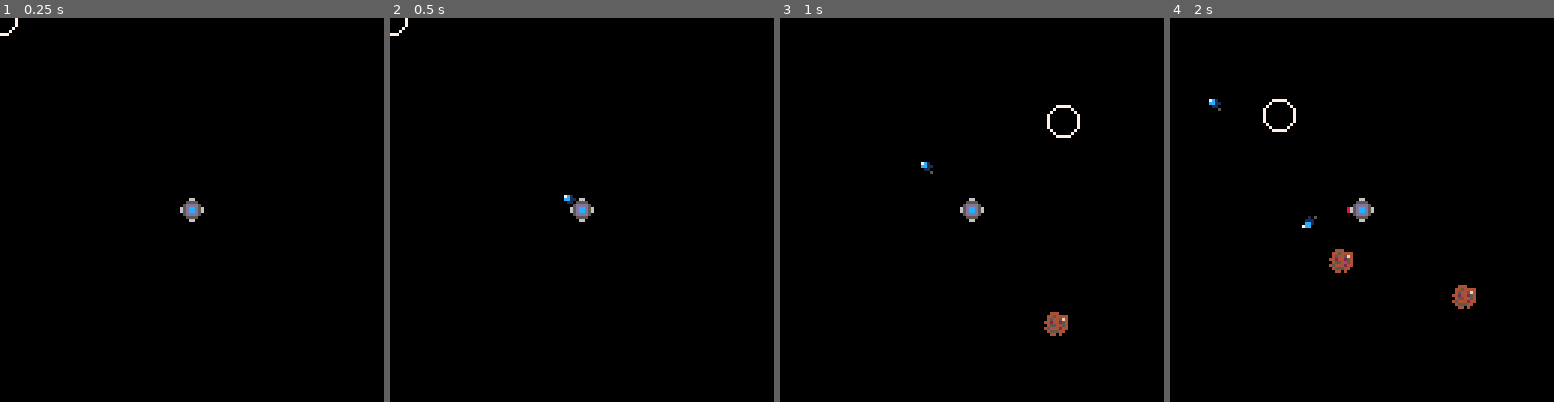
Above: before the commit, frames 1-4 (left to right).
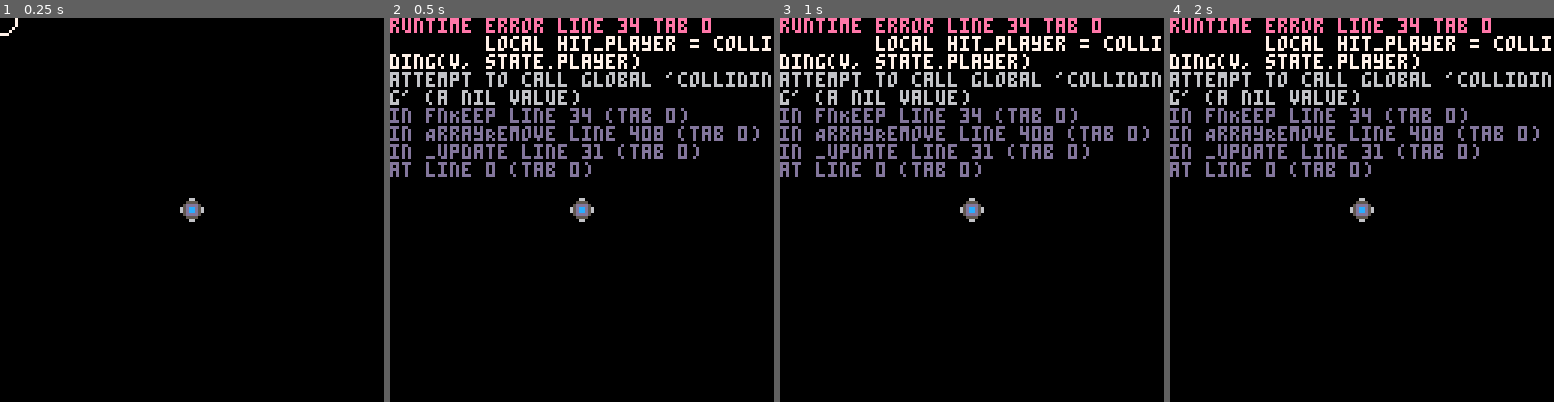
Above: after the commit, the same moments.

Repository: cbhrocks/pico-8-carts
Game: PICO-8 cartridge polarity/polarity.p8
Same seed, same stepped clock (60 frames per second), same inputs: the game is played once before the commit and once after it.
Inputs (mouse positions are in pixels of both pictures, inside the frame that each line leads up to):
- Up to frame 1 (0.25 s): no input
- Up to frame 2 (0.5 s): tap X (X key) at 0.33 s
- Up to frame 3 (1 s): click (1060, 121) at 0.67 s; tap O (Z key) at 0.7 s
- Up to frame 4 (2 s): tap X (X key) at 1.07, 1.85 s; click (1216, 267) at 1.22 s; hold Right from 1.6 s (still down); tap O (Z key) at 1.7 s; click (1277, 114) at 1.77 s

Frame 1 is identical in both runs. In frame 2, 10% of the frame differs, in the area x 0-100%, y 0-49%; in frame 3, 11%; in frame 4, 11%, in the area x 0-100%, y 0-76%.
Error after the commit: runtime error line 34 tab 0; local hit_player = colliding(v, state.player); attempt to call global 'colliding' (a nil value)

Commit message:
wip collision

Diff:
--- a/polarity/entity.lua
+++ b/polarity/entity.lua
@@ -20,8 +20,8 @@
     g = nil,
     dead = false,
     -- hit box height & width
-    hh = 8,
-    hw = 8,
+    hh = 4,
+    hw = 4,
     ht = 'box'
 }
 entity.__index=entity
@@ -63,13 +63,11 @@
     self.g:shoot(world, direction)
 end
 
-function collide(o)
-    if self.ht == 'box' and o.ht == 'box' then
-        for i, e in {o, self} do
-            for i1=0, 3 do
-                local i2 = i1 + 1 % 4
-            end
-        end
-    end
-    return false
+function entity:get_hit_pionts()
+    return {
+        {self.x-width, self.y-height}, --top left
+        {self.x-width, self.y+height}, --bottom left
+        {self.x+width, self.y+height}, --bottom right
+        {self.x+width, self.y-height}, --top right
+    }
 end
--- a/polarity/main.lua
+++ b/polarity/main.lua
@@ -31,12 +31,14 @@
     ArrayRemove(state.projectiles, function(t, i, j)
         local v = t[i]
         v:update(time() - state.last)
+        local hit_player = colliding(v, state.player)
         return v.dead ~= true
     end)
 
     for i, v in pairs(state.entities) do
         v:update(time() - state.last)
     end
+
     state.camera:move(state.player.x - screen_width/2, state.player.y - screen_height/2)
     camera(state.camera.x, state.camera.y)
     -- move mouse
--- /dev/null
+++ b/polarity/utils/collision.lua
@@ -0,0 +1,40 @@
+
+function colliding(a, b)
+    if a.ht == 'box' and b.ht == 'box' then
+        for i, polygon in {a, b} do
+            local points = polygon:get_hit_pionts()
+            for i1=0, #points do -- for each point thats connected
+                local i2 = i1 + 1 % 4
+                local p1,p2 = points[i1],points[i2]
+                local normal = {p2[1] - p1[1], p1[0] - p2[0]}
+
+                local mina,maxa
+                for i,p in a.get_hit_pionts() do
+                    local projected = normal[0] * p[0] + normal[1] * normal[1]
+                    if (mina == nil || projected < mina) then
+                        mina = projected
+                    end
+                    if (maxa == nil || projected > maxa) then
+                        maxa = projected
+                    end
+                end
+
+                local minb,maxb
+                for i,p in b.get_hit_pionts() do
+                    local projected = normal[0] * p[0] + normal[1] * normal[1]
+                    if (minb == nil || projected < minb) then
+                        minb = projected
+                    end
+                    if (maxb == nil || projected > maxb) then
+                        maxb = projected
+                    end
+                end
+
+                if (maxa < minb || maxb < mina) then
+                    return false
+                end
+            end
+        end
+    end
+    return true
+end
